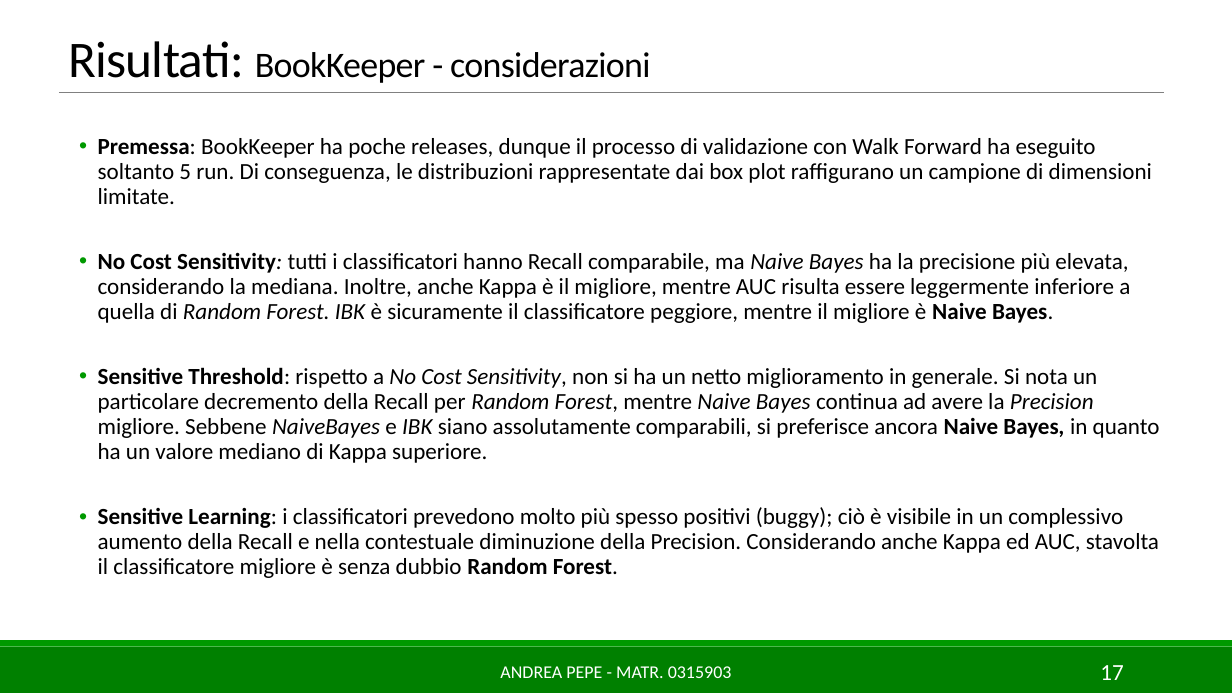
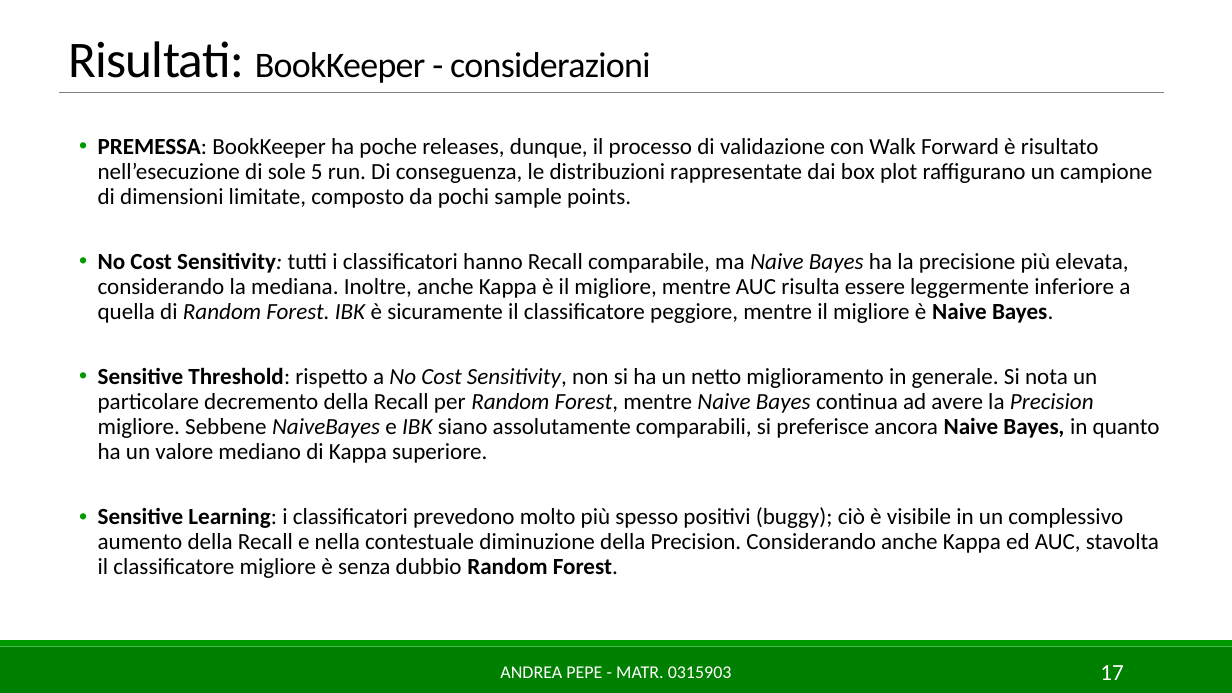
Before and after one commit to AndreaPepe/ISW2_Deliverables, a slide deck: slide 17 of ML/Slides/MLforSE_AndreaPepe_0315903.pptx. Drawn at 1232x693 pixels with LibreOffice and Linux fonts; fonts in the diff are those of the drawing. Boxes give left, top, right and bottom in pixels: in the first picture for what was removed or moved away, otherwise in the second. Text is boxed around its words. In the diff, an @@ line names an element or a change of style, - is before the commit and + after.

```diff
--- a/ML/Slides/MLforSE_AndreaPepe_0315903.pptx
+++ b/ML/Slides/MLforSE_AndreaPepe_0315903.pptx
@@ text at bbox=[98, 138, 1152, 208]: text changed @@
-  • Premessa: BookKeeper ha poche releases, dunque il processo di validazione con Walk Forward ha eseguito soltanto 5 run. Di conseguenza, le distribuzioni rappresentate dai box plot raffigurano un campione di dimensioni limitate.
+  • PREMESSA: BookKeeper ha poche releases, dunque, il processo di validazione con Walk Forward è risultato nell’esecuzione di sole 5 run. Di conseguenza, le distribuzioni rappresentate dai box plot raffigurano un campione di dimensioni limitate, composto da pochi sample points.
```
Also in this commit, not shown: 10 other slides changed, 4 other files.
